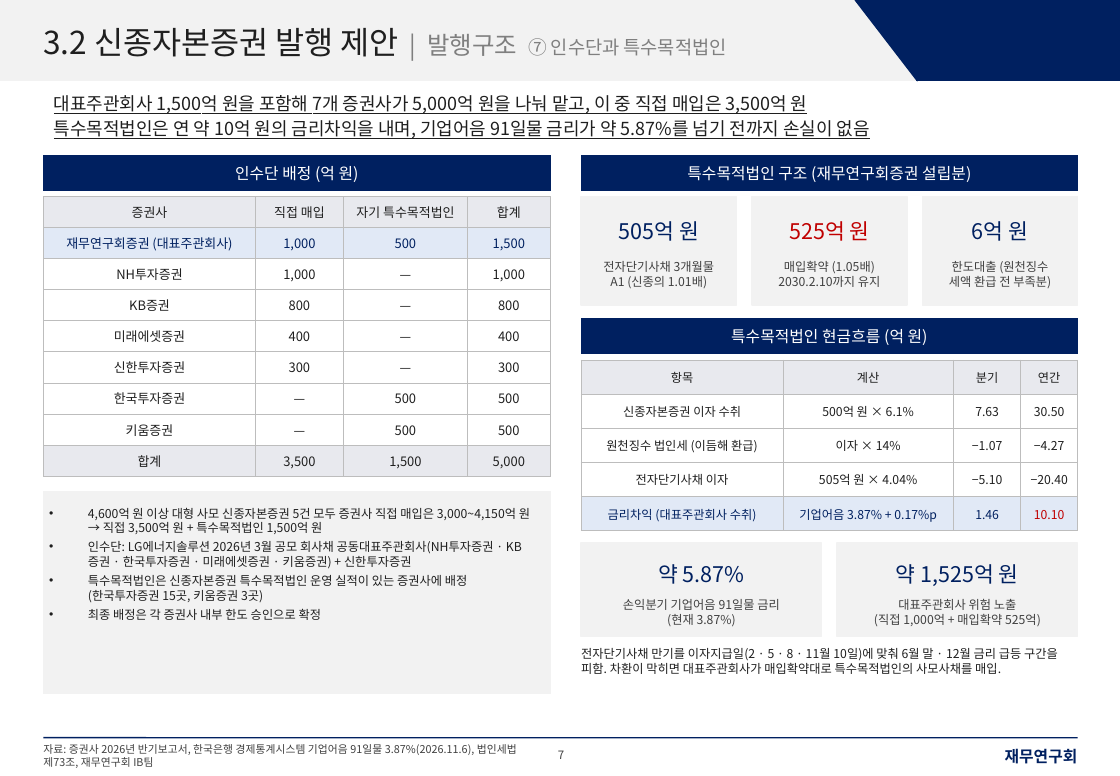
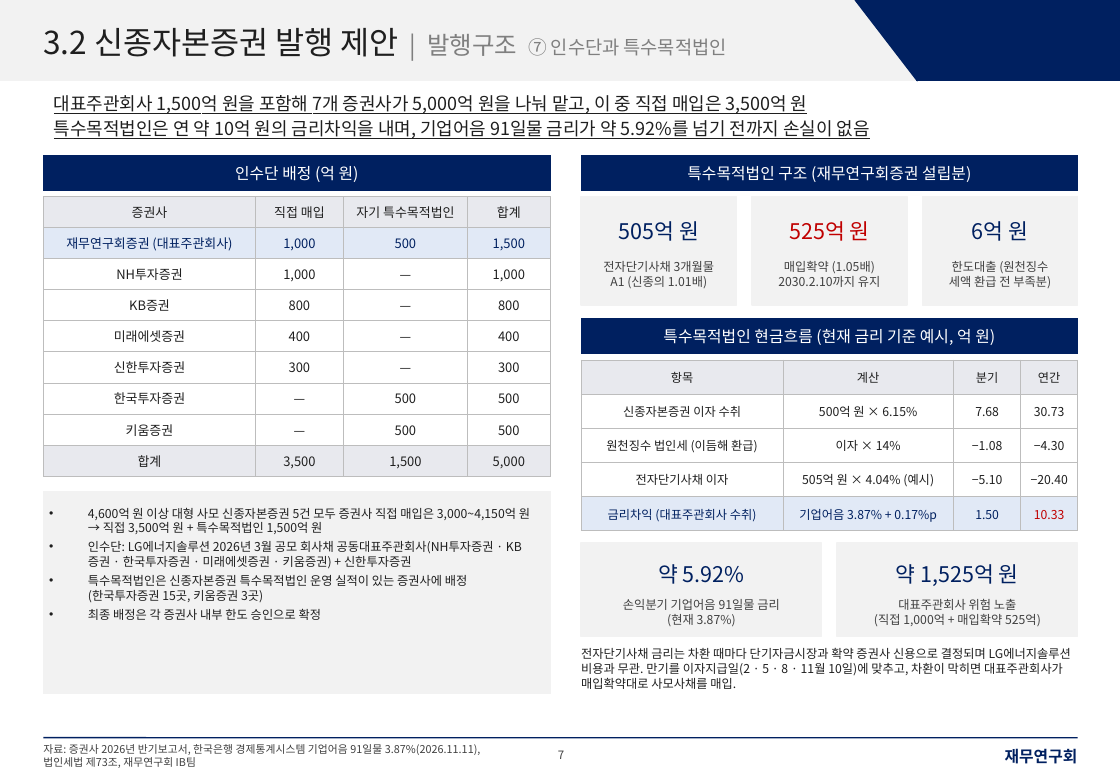
Before and after one commit to shy065542-rgb/SSHHYY, a slide deck: slide 7 of LGES_신종_발행구조_재무연구회양식.pptx. Drawn at 1120x776 pixels with LibreOffice and Linux fonts; fonts in the diff are those of the drawing. Boxes give left, top, right and bottom in pixels: in the first picture for what was removed or moved away, otherwise in the second. Text is boxed around its words. In the diff, an @@ line names an element or a change of style, - is before the commit and + after.

```diff
--- a/LGES_신종_발행구조_재무연구회양식.pptx
+++ b/LGES_신종_발행구조_재무연구회양식.pptx
@@ text at (54, 120, 870, 139): text changed @@
-특수목적법인은 연 약 10억 원의 금리차익을 내며, 기업어음 91일물 금리가 약 5.87%를 넘기 전까지 손실이 없음
+특수목적법인은 연 약 10억 원의 금리차익을 내며, 기업어음 91일물 금리가 약 5.92%를 넘기 전까지 손실이 없음
@@ text in rectangle at (663, 329, 995, 345): text changed @@
-특수목적법인 현금흐름 (억 원)
+특수목적법인 현금흐름 (현재 금리 기준 예시, 억 원)
@@ table at (581, 360, 1078, 526) @@
-row 2: 신종자본증권 이자 수취 | 500억 원 × 6.1% | 7.63 | 30.50
+row 2: 신종자본증권 이자 수취 | 500억 원 × 6.15% | 7.68 | 30.73
-row 3, column 3: −1.07
+row 3, column 3: −1.08
-row 3, column 4: −4.27
+row 3, column 4: −4.30
-row 4, column 2: 505억 원 × 4.04%
+row 4, column 2: 505억 원 × 4.04% (예시)
-row 5, column 3: 1.46
+row 5, column 3: 1.50
-row 5, column 4: 10.10
+row 5, column 4: 10.33
@@ text at (658, 564, 745, 584): text changed @@
-약 5.87%
+약 5.92%
@@ text at (581, 648, 1071, 689): text changed @@
-전자단기사채 만기를 이자지급일(2 · 5 · 8 · 11월 10일)에 맞춰 6월 말 · 12월 금리 급등 구간을 피함. 차환이 막히면 대표주관회사가 매입확약대로 특수목적법인의 사모사채를 매입.
+전자단기사채 금리는 차환 때마다 단기자금시장과 확약 증권사 신용으로 결정되며 LG에너지솔루션 비용과 무관. 만기를 이자지급일(2 · 5 · 8 · 11월 10일)에 맞추고, 차환이 막히면 대표주관회사가 매입확약대로 사모사채를 매입.
@@ text at (43, 744, 481, 768): text changed @@
-자료: 증권사 2026년 반기보고서, 한국은행 경제통계시스템 기업어음 91일물 3.87%(2026.11.6), 법인세법 제73조, 재무연구회 IB팀
+자료: 증권사 2026년 반기보고서, 한국은행 경제통계시스템 기업어음 91일물 3.87%(2026.11.11), 법인세법 제73조, 재무연구회 IB팀
```
Also in this commit, not shown: 4 other slides changed, 1 other file.
